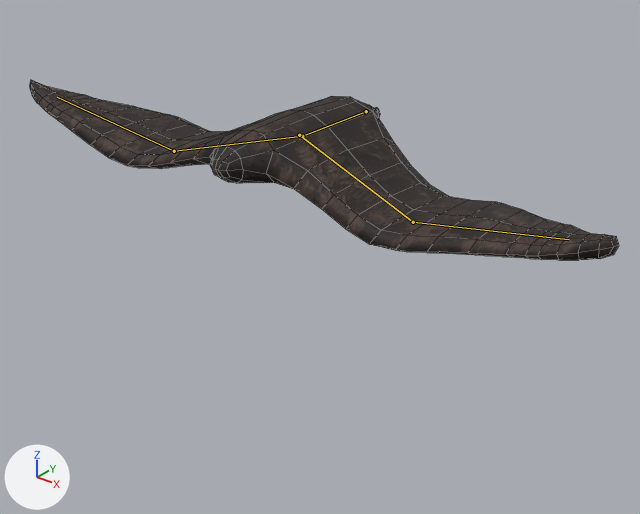
Renders of the FBX model Global Game Jam 2018/Assets/Models/bat rigged.fbx from each side of a commit.
Camera for both pictures: a 50 mm camera at (1.433, -1.782, 0.795) aimed at (0.047, -0.049, -0.279). The lights are fixed; the arrows at lower left show +X, +Y and +Z. The bones that change are drawn over the model as lines. Mesh edges are drawn as thin lines.

Objects in the first picture: 'bat'.
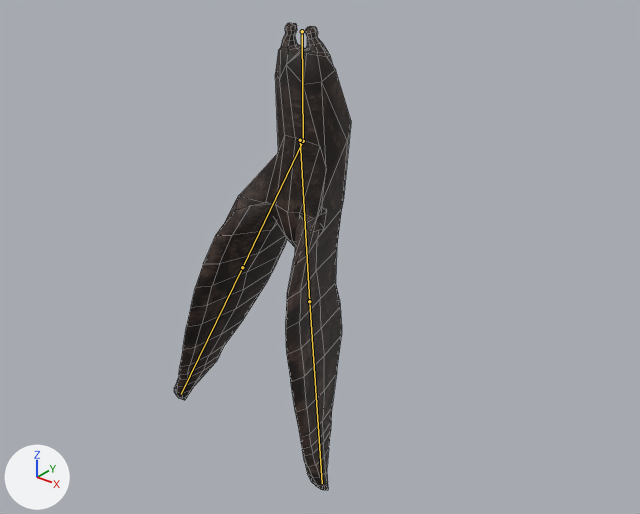
The newer file adds an action. The first version stands in its rest pose; the second is drawn at frame 1 of the action 'Armature|take off'.

Where the change shows, as pixel boxes [x1, y1, x2, y2] in the pictures (640 x 514 px):
'bat', posed (70% narrower, 159% taller)
    before: [30, 80, 619, 260]
    after: [174, 23, 351, 490]
bone 'spine', root to tip
    before: (366, 111) to (302, 136)
    after: (302, 31) to (303, 141)
bone 'wing.r', root to tip
    before: (302, 136) to (174, 151)
    after: (303, 141) to (242, 267)
bone 'forewing.r', root to tip
    before: (174, 151) to (57, 97)
    after: (242, 267) to (181, 394)
bone 'wing.l', root to tip
    before: (299, 135) to (413, 222)
    after: (300, 140) to (309, 301)
bone 'forewing.l', root to tip
    before: (413, 222) to (569, 239)
    after: (309, 301) to (322, 483)

What the commit changed:
Bone 'spine' (bone_spine) moves from (0.0, 0.0, 0.0) to (0.0, 0.282, 0.27).
Bone 'spine' (bone_spine) turns from (0, 0, 0) to (-90, 0, 0) degrees about its own x, y and z.
Bone 'wing.r' (bone_wing_r) turns from (0, 0, 0) to (62, 71, 120) degrees about its own x, y and z.
Bone 'forewing.r' (bone_forewing_r) turns from (0, 0, 0) to (-28, 0, 1) degrees about its own x, y and z.
Bone 'wing.l' (bone_wing_l) turns from (0, 0, 0) to (118, -26, -85) degrees about its own x, y and z.
Bone 'forewing.l' (bone_forewing_l) turns from (0, 0, 0) to (6, -2, 27) degrees about its own x, y and z.
